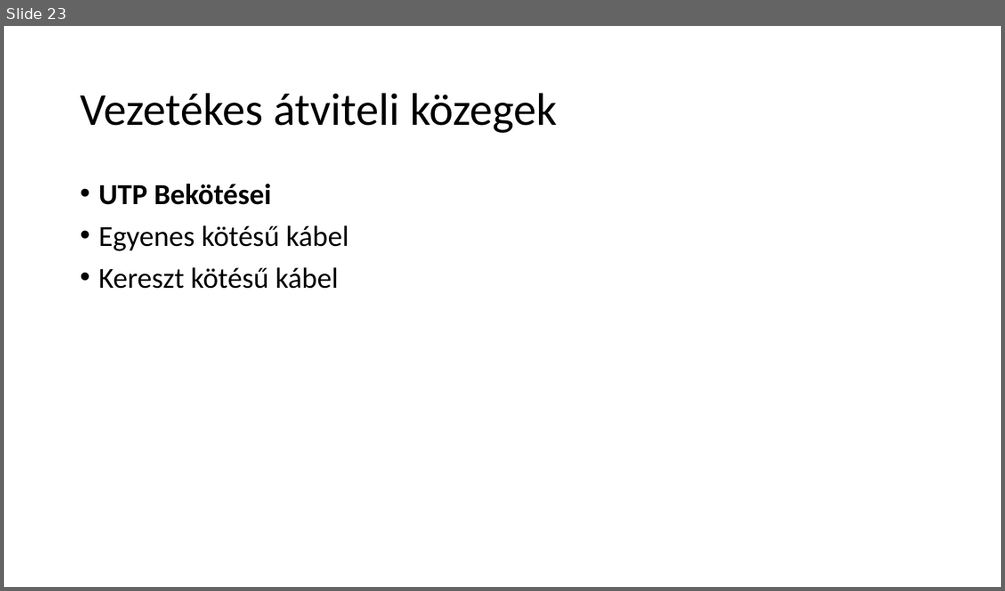
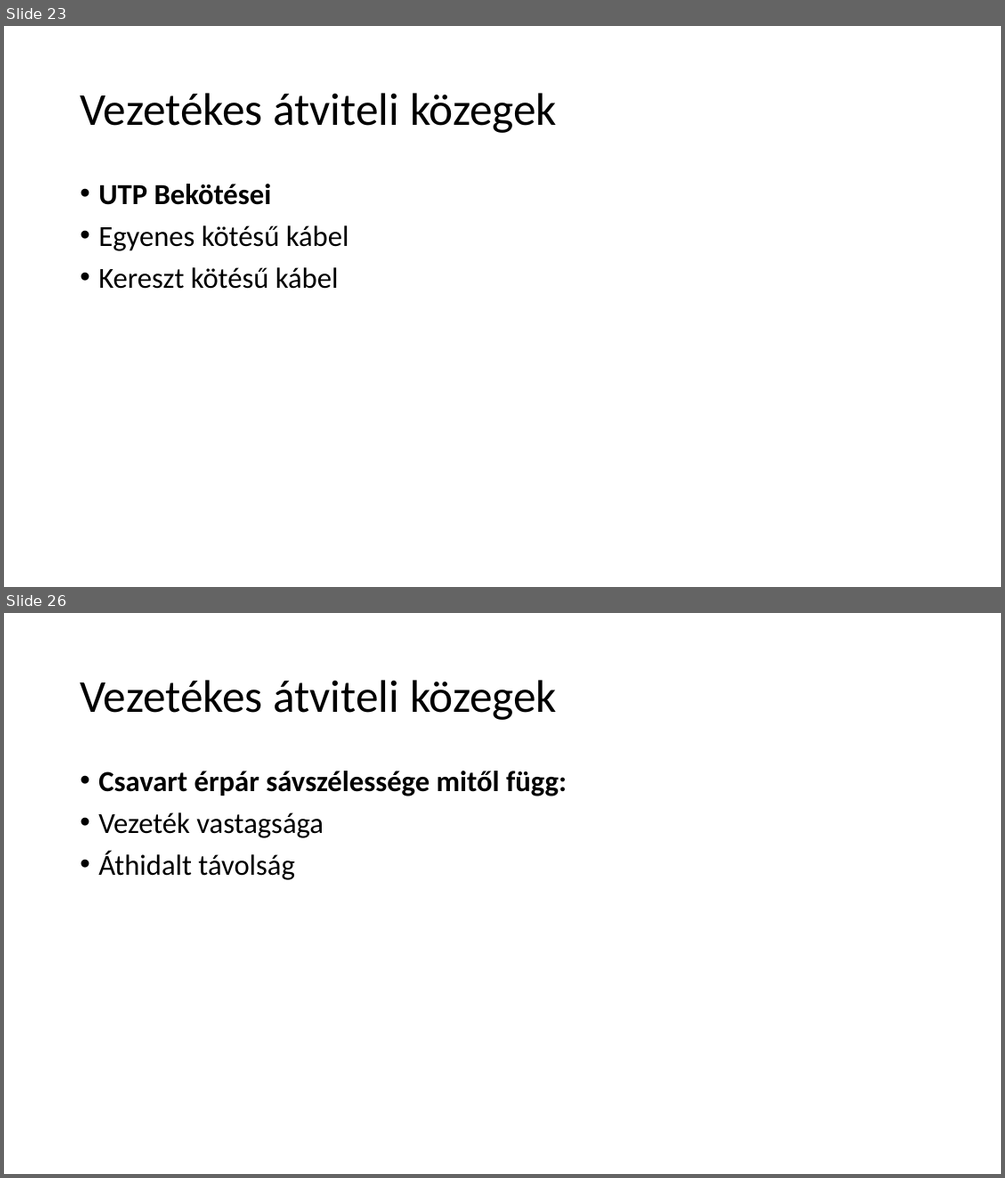
Before and after one commit to gutibalintka/Iktproll2, a slide deck: Vezeték, vezeték nélküli átviteli közegek.pptx. Shown one above the other, each under a label of ours: slide 23 before the commit, slides 23 and 26 after it; the slides between them are not shown. The pictures are 1005x591 and 1005x1178 pixels, drawn with LibreOffice and Linux fonts; fonts in the diff are those of the drawing. Boxes give left, top, right and bottom in pixels: in the first picture for what was removed or moved away, otherwise in the second. Text is boxed around its words. In the diff, an @@ line names an element or a change of style, - is before the commit and + after.

```diff
--- a/Vezeték, vezeték nélküli átviteli közegek.pptx
+++ b/Vezeték, vezeték nélküli átviteli közegek.pptx
@@ slide 26 added at box(4, 613, 1001, 1174), background #FFFFFF @@
@@ title added at box(80, 680, 557, 720), 44 pt, text #000000 @@
+Vezetékes átviteli közegek
@@ text added at box(98, 771, 566, 880), 28 pt, text #000000, bold @@
+• Csavart érpár sávszélessége mitől függ:
+• Vezeték vastagsága
+• Áthidalt távolság
```
Also in this commit, not shown: 9 other slides added.
